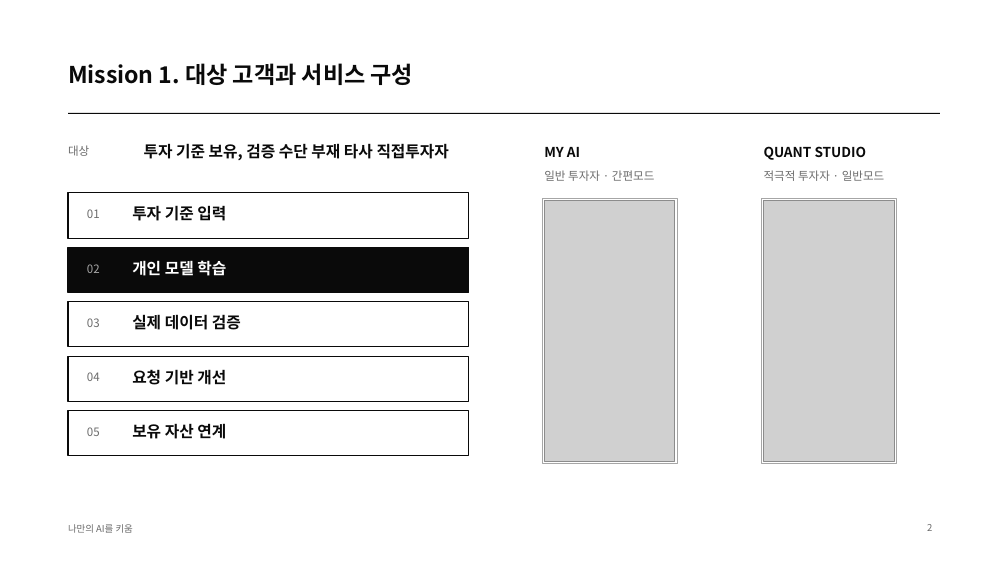
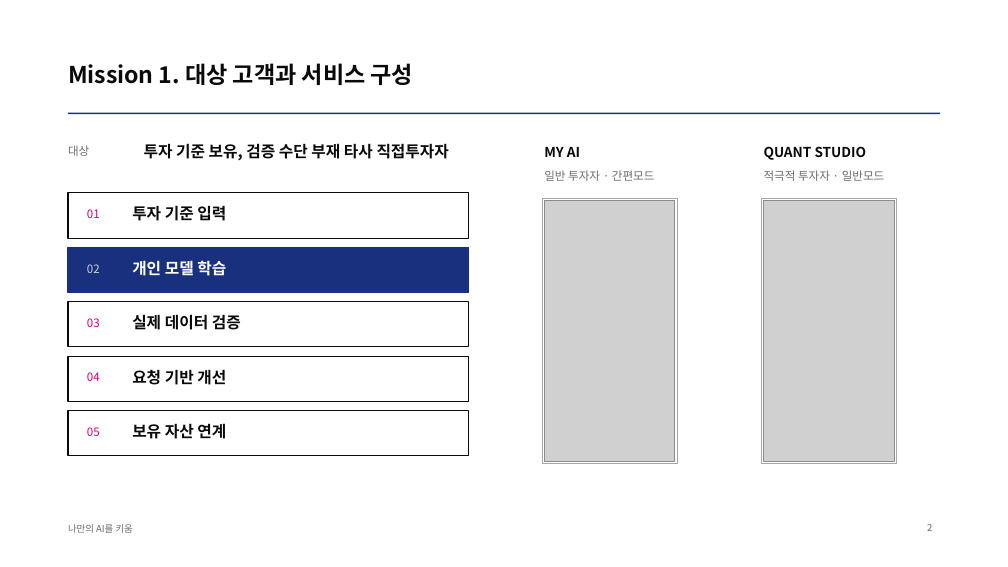
Before and after one commit to kjhoeakjy/why-kw, a slide deck: slide 2 of docs/deck/WhyKiwoom_AI_FACTORY.pptx. Drawn at 1008x567 pixels with LibreOffice and Linux fonts; fonts in the diff are those of the drawing; grey boxes stand for pictures. Boxes give left, top, right and bottom in pixels: in the first picture for what was removed or moved away, otherwise in the second. Text is boxed around its words. In the diff, an @@ line names an element or a change of style, - is before the commit and + after.

```diff
--- a/docs/deck/WhyKiwoom_AI_FACTORY.pptx
+++ b/docs/deck/WhyKiwoom_AI_FACTORY.pptx
@@ line (68, 113) - (940, 113): stroke #0A0A0A 1 pt to #18307E 1.5 pt @@
@@ rectangle at (68, 247, 469, 293): fill #0A0A0A to #18307E; outline #0A0A0A 1 pt to #18307E 1 pt @@
@@ text "02" at (87, 264, 100, 273): text colour #A6A6A6 to #D0D0D0 @@
@@ text colour #6B6B6B to #D6006F in 4 elements at (87, 209, 100, 218), (87, 318, 100, 327), (87, 372, 100, 381), (87, 427, 100, 436) @@
```
Also in this commit, not shown: 4 other slides changed, 7 other files.
